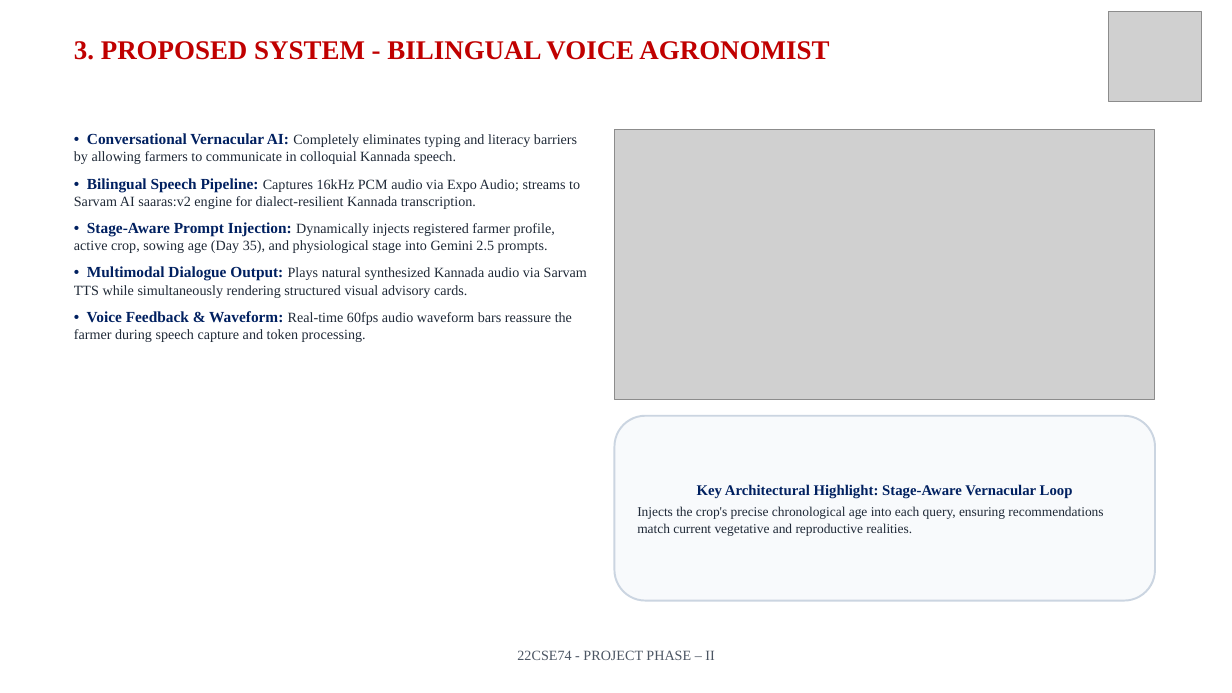
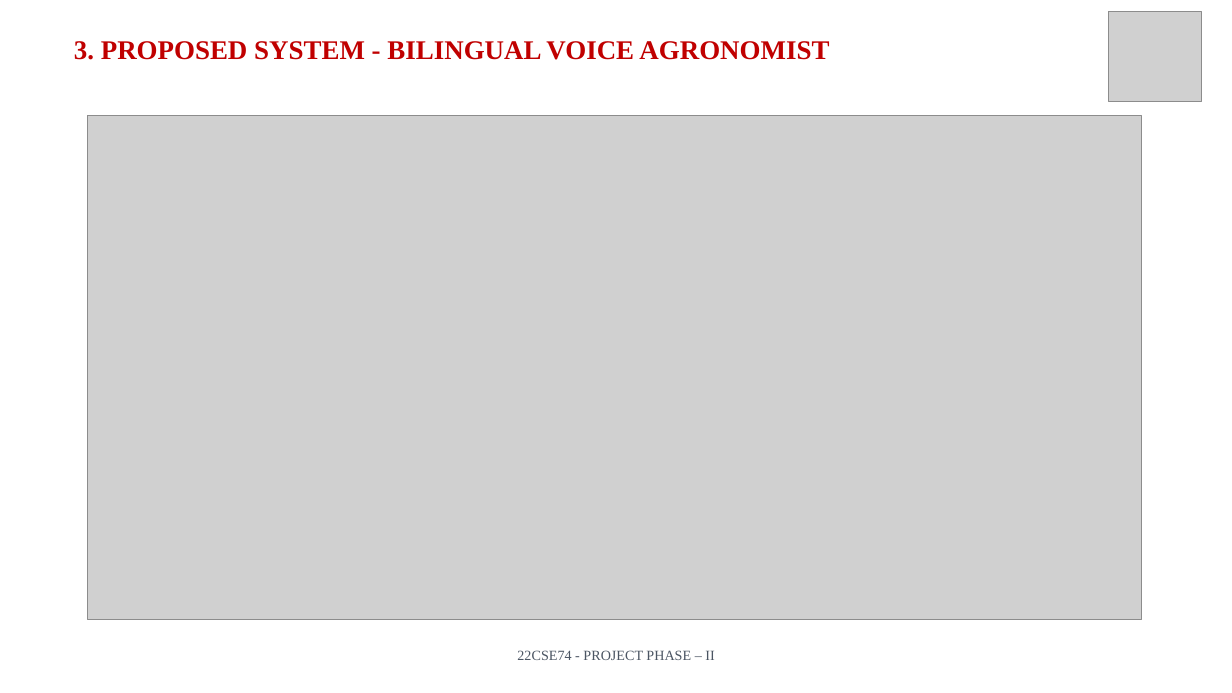
Before and after one commit to Naveenkm07/Major-Krushikadhara-figma, a slide deck: slide 8 of Project Phase-II_Review 2_ PPT Template.pptx. Drawn at 1232x693 pixels with LibreOffice and Linux fonts; fonts in the diff are those of the drawing; grey boxes stand for pictures. Boxes give left, top, right and bottom in pixels: in the first picture for what was removed or moved away, otherwise in the second. Text is boxed around its words. In the diff, an @@ line names an element or a change of style, - is before the commit and + after.

```diff
--- a/Project Phase-II_Review 2_ PPT Template.pptx
+++ b/Project Phase-II_Review 2_ PPT Template.pptx
@@ picture added at box(88, 116, 1141, 619) @@
@@ text removed at box(74, 133, 587, 342) @@
-• Conversational Vernacular AI: Completely eliminates typing and literacy barriers by allowing farmers to communicate in colloquial Kannada speech.
-• Bilingual Speech Pipeline: Captures 16kHz PCM audio via Expo Audio; streams to Sarvam AI saaras:v2 engine for dialect-resilient Kannada transcription.
-• Stage-Aware Prompt Injection: Dynamically injects registered farmer profile, active crop, sowing age (Day 35), and physiological stage into Gemini 2.5 prompts.
-• Multimodal Dialogue Output: Plays natural synthesized Kannada audio via Sarvam TTS while simultaneously rendering structured visual advisory cards.
-• Voice Feedback & Waveform: Real-time 60fps audio waveform bars reassure the farmer during speech capture and token processing.
@@ picture removed at box(615, 129, 1155, 399) @@
@@ rounded rectangle removed at box(615, 416, 1155, 601) @@
-Key Architectural Highlight: Stage-Aware Vernacular Loop
-Injects the crop's precise chronological age into each query, ensuring recommendations match current vegetative and reproductive realities.
```
Also in this commit, not shown: 6 other slides changed, 17 other files.
